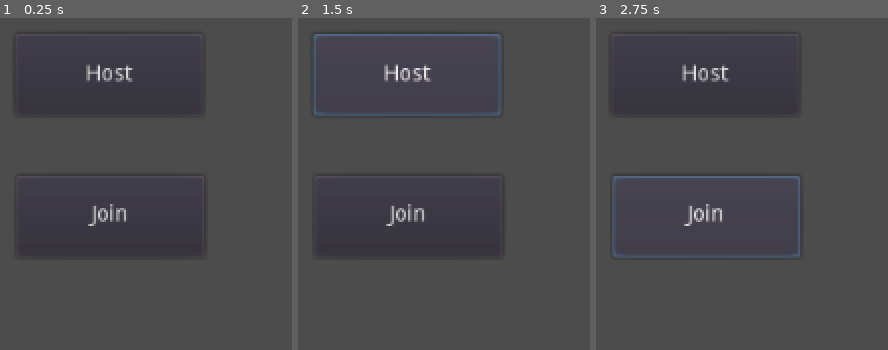
Above: before the commit, frames 1-3 (left to right).
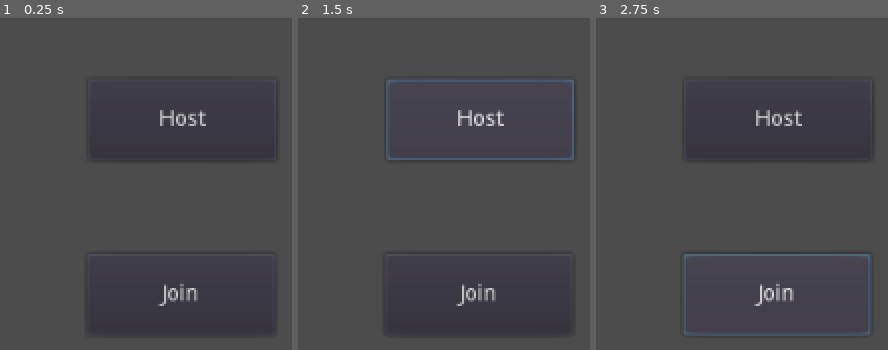
Above: after the commit, the same moments.

Repository: Thomas-Raveneau/Smash-Like
Game: Godot game, scene res://Scenes/Menu/Menu.tscn
Same seed, same stepped clock (60 frames per second), same inputs: the game is played once before the commit and once after it.
Inputs:
- Up to frame 1 (0.25 s): no input
- Up to frame 2 (1.5 s): tap Enter at 0.5 s; hold D (move_right, bound only after the commit) 0.53-1.25 s; tap Space (jump, bound only after the commit) at 0.6, 0.77, 1.07 s; click "Host" at 1.25 s
- Up to frame 3 (2.75 s): click "Join" at 2 s

The runs differ from the first frame. In frame 1, 2.0% of the frame differs, in the area x 29-92%, y 13-87%; in frame 2, 3.6%; in frame 3, 3.6%, in the area x 5-94%, y 13-96%.

Commit message:
[ADD] - working movement without gravity

Diff:
--- a/Scenes/Menu/Menu.tscn
+++ b/Scenes/Menu/Menu.tscn
@@ -6,20 +6,20 @@
 script = ExtResource( 1 )
 
 [node name="ButtonHost" type="Button" parent="."]
-margin_left = 389.93
-margin_top = 150.147
-margin_right = 509.93
-margin_bottom = 202.147
+margin_left = 436.93
+margin_top = 179.147
+margin_right = 556.93
+margin_bottom = 231.147
 text = "Host"
 __meta__ = {
 "_edit_use_anchors_": false
 }
 
 [node name="ButtonJoin" type="Button" parent="."]
-margin_left = 390.833
-margin_top = 241.3
-margin_right = 510.833
-margin_bottom = 293.3
+margin_left = 435.833
+margin_top = 291.3
+margin_right = 555.833
+margin_bottom = 343.3
 text = "Join"
 __meta__ = {
 "_edit_use_anchors_": false
--- a/Scripts/Lobby.gd
+++ b/Scripts/Lobby.gd
@@ -2,15 +2,13 @@
 
 func _ready():
 	get_tree().connect("network_peer_connected", self, "_player_connected")
-
-
+	get_tree().connect("network_peer_disconnected", self, "_player_disconnected")
 
 func _on_ButtonHost_pressed():
 	var net = NetworkedMultiplayerENet.new()
 	net.create_server(8080, 2)
 	get_tree().set_network_peer(net)
 	print("hosting")
-
 
 func _on_ButtonJoin_pressed():
 	var net = NetworkedMultiplayerENet.new()
@@ -19,6 +17,10 @@
 
 func _player_connected(id):
 	Globals.player2id = id
+	print('Player ', id, ' has joined')
 	var game = preload("res://Scenes/Main/Game.tscn").instance()
 	get_tree().get_root().add_child(game)
 	hide()
+
+func _player_disconnected(id):
+	print('Player ', id, 'disconnected')
--- a/Scripts/Player.gd
+++ b/Scripts/Player.gd
@@ -1,27 +1,29 @@
 extends KinematicBody2D
 
-export (int) var speed = 400
-export (int) var jump_speed = -1800
-export (int) var gravity = 4000
+export (int) var SPEED = 400
+export (int) var JUMP_FORCE = -1800
+export (int) var GRAVITY = 4000
 
 var velocity = Vector2.ZERO
 
 remote func _set_position(pos):
 	global_position = pos
 
-func get_input():
-	velocity.x = 0
-	if Input.is_action_pressed("walk_right"):
-		velocity.x += speed
-	if Input.is_action_pressed("walk_left"):
-		velocity.x -= speed
+func _physics_process(delta):
+	velocity = Vector2()
 
-func _physics_process(delta):
+	if Input.is_action_pressed("move_right"):
+		velocity.x += SPEED
+	if Input.is_action_pressed("move_left"):
+		velocity.x -= SPEED
+
+#	velocity.y += GRAVITY * delta
+
+	if Input.is_action_just_pressed("jump"):
+		if is_on_floor():
+			velocity.y = JUMP_FORCE
+
+	if velocity != Vector2():
 		if is_network_master():
-			get_input()
-			velocity.y += gravity * delta
 			velocity = move_and_slide(velocity, Vector2.UP)
-			if Input.is_action_just_pressed("jump"):
-				if is_on_floor():
-					velocity.y = jump_speed
 		rpc_unreliable("_set_position", global_position)
--- a/project.godot
+++ b/project.godot
@@ -21,7 +21,25 @@
 
 [autoload]
 
-Globals="*res://Scripts/globals.gd"
+Globals="*res://Scripts/Globals.gd"
+
+[input]
+
+jump={
+"deadzone": 0.5,
+"events": [ Object(InputEventKey,"resource_local_to_scene":false,"resource_name":"","device":0,"alt":false,"shift":false,"control":false,"meta":false,"command":false,"pressed":false,"scancode":32,"unicode":0,"echo":false,"script":null)
+ ]
+}
+move_left={
+"deadzone": 0.5,
+"events": [ Object(InputEventKey,"resource_local_to_scene":false,"resource_name":"","device":0,"alt":false,"shift":false,"control":false,"meta":false,"command":false,"pressed":false,"scancode":81,"unicode":0,"echo":false,"script":null)
+ ]
+}
+move_right={
+"deadzone": 0.5,
+"events": [ Object(InputEventKey,"resource_local_to_scene":false,"resource_name":"","device":0,"alt":false,"shift":false,"control":false,"meta":false,"command":false,"pressed":false,"scancode":68,"unicode":0,"echo":false,"script":null)
+ ]
+}
 
 [rendering]
 
Not shown: 3 places in Scenes/Main/Game.tscn that only renumber resources
